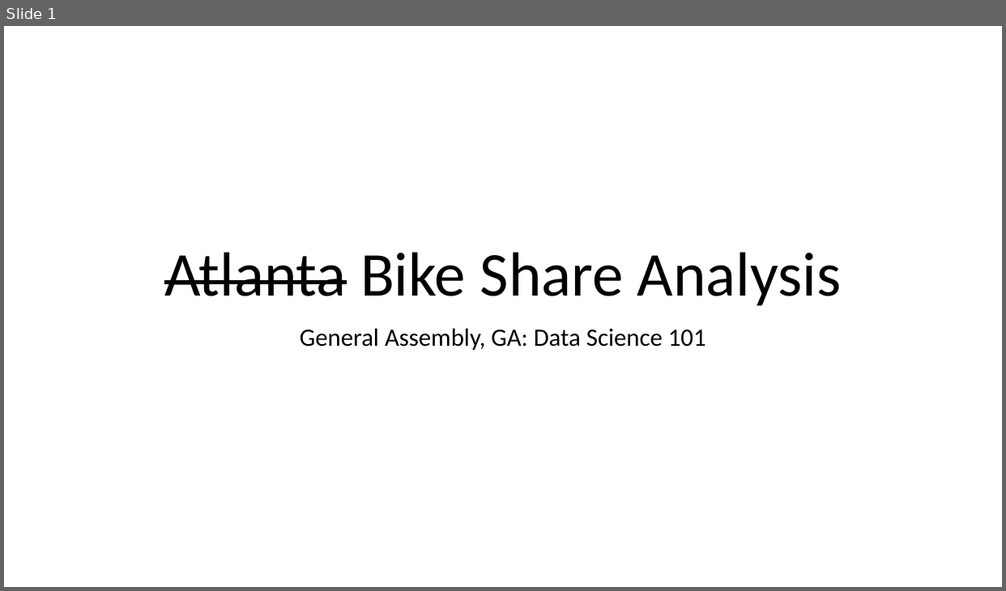
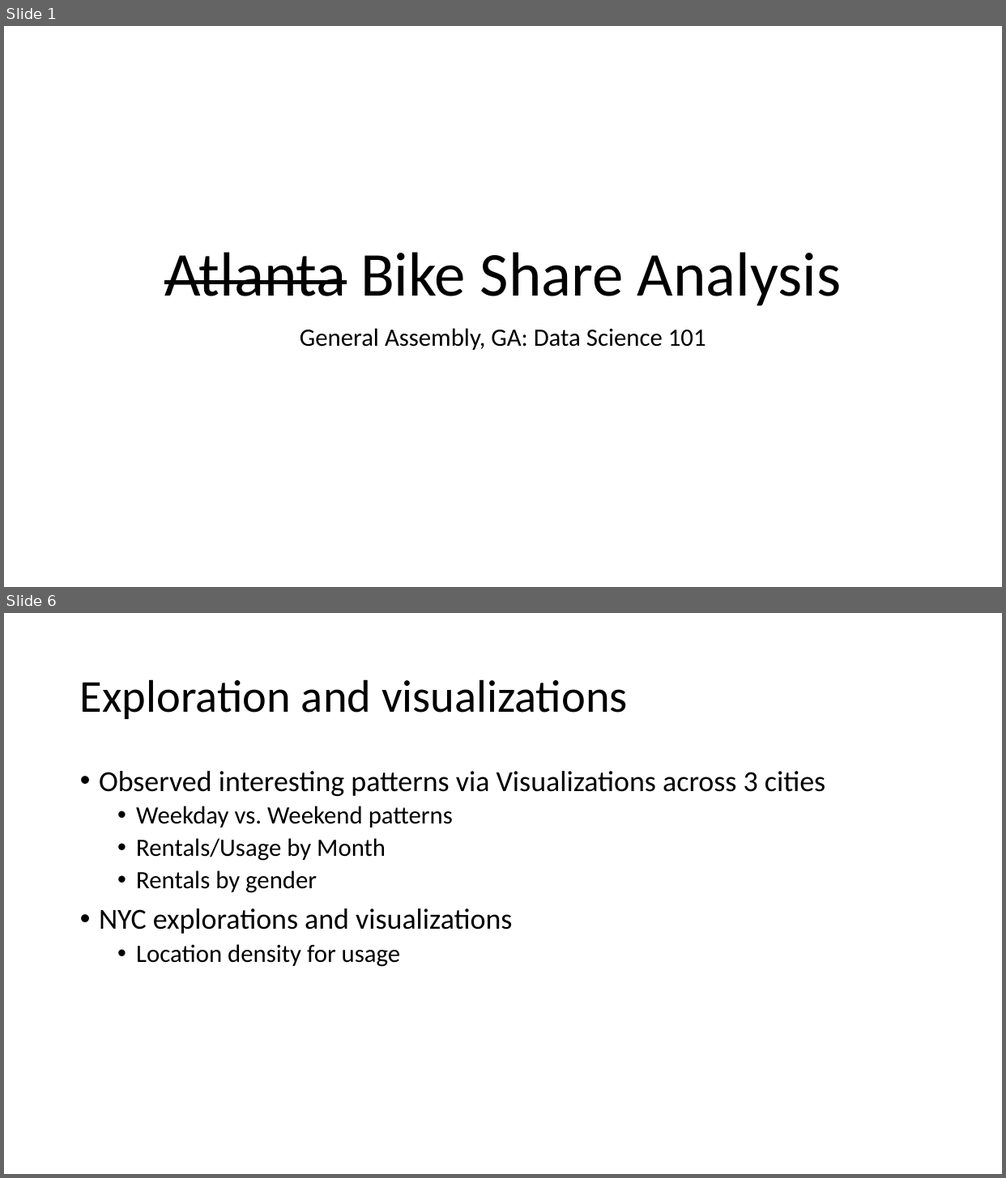
Before and after one commit to Sw3m/Data_Science_GA_Project_15, a slide deck: GA-DataScience Bike Share Project Final.pptx. Shown one above the other, each under a label of ours: slide 1 before the commit, slides 1 and 6 after it; the slides between them are not shown. The pictures are 1006x591 and 1006x1178 pixels, drawn with LibreOffice and Linux fonts; fonts in the diff are those of the drawing. Boxes give left, top, right and bottom in pixels: in the first picture for what was removed or moved away, otherwise in the second. Text is boxed around its words. In the diff, an @@ line names an element or a change of style, - is before the commit and + after.

```diff
--- a/GA-DataScience Bike Share Project Final.pptx
+++ b/GA-DataScience Bike Share Project Final.pptx
@@ slide 6 added at (x1=4, y1=613, x2=1002, y2=1174), background #FFFFFF @@
@@ title added at (x1=80, y1=679, x2=628, y2=719), 44 pt, text #000000 @@
+Exploration and visualizations
@@ text added at (x1=99, y1=771, x2=825, y2=967), 28 pt, text #000000 @@
+• Observed interesting patterns via Visualizations across 3 cities
+  • Weekday vs. Weekend patterns
+  • Rentals/Usage by Month
+  • Rentals by gender
+• NYC explorations and visualizations
+  • Location density for usage
```
Also in this commit, not shown: 1 slide changed, 4 other slides added, 3 slides removed, 3 other files.
